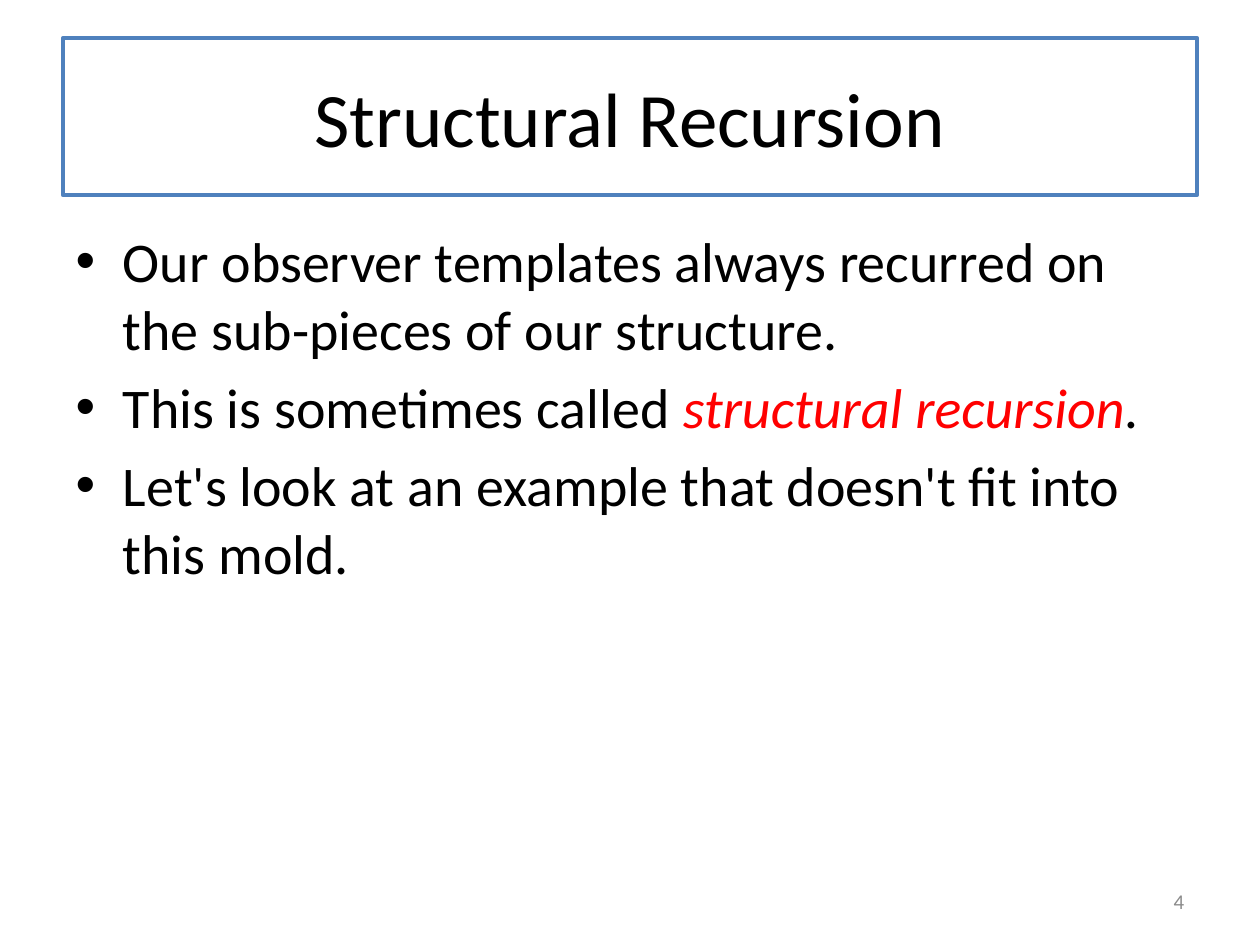
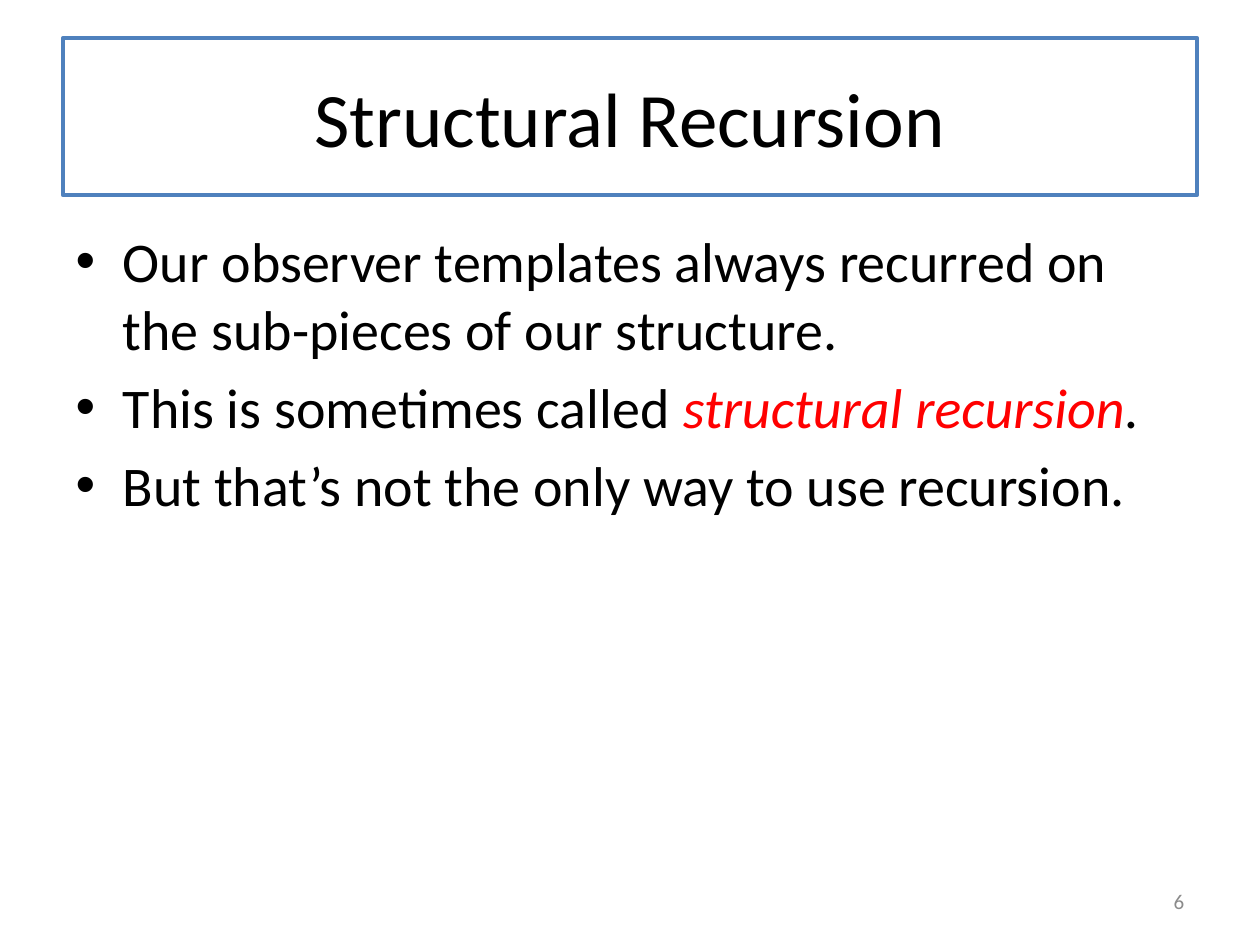
Before and after one commit to mwand/cs5010f17, a slide deck: slide 6 of Slides/Lesson 8.1-8.2 General Recursion.pptx (slide 4 before the commit). Drawn at 1260x945 pixels with LibreOffice and Linux fonts; fonts in the diff are those of the drawing. Boxes give left, top, right and bottom in pixels: in the first picture for what was removed or moved away, otherwise in the second. Text is boxed around its words. In the diff, an @@ line names an element or a change of style, - is before the commit and + after.

```diff
--- a/Slides/Lesson 8.1-8.2 General Recursion.pptx
+++ b/Slides/Lesson 8.1-8.2 General Recursion.pptx
@@ text at bbox=[123, 466, 1125, 515]: text changed @@
-• Let's look at an example that doesn't fit into this mold.
+• But that’s not the only way to use recursion.
@@ page number at bbox=[1174, 895, 1185, 909]: text changed @@
-4
+6
```
Also in this commit, not shown: 5 other slides changed, 9 slides added, 1 slide removed, 1 other file.
